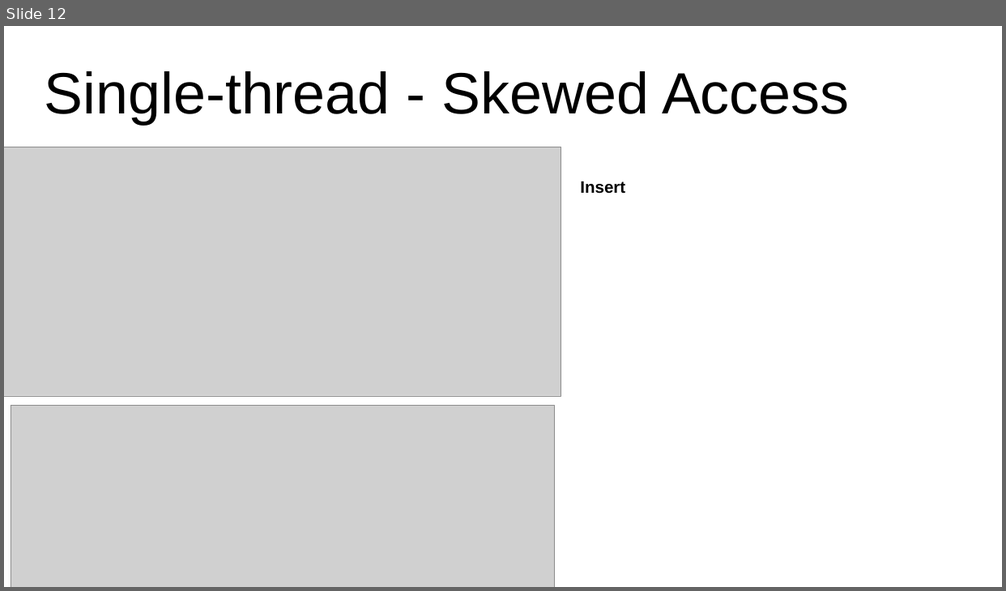
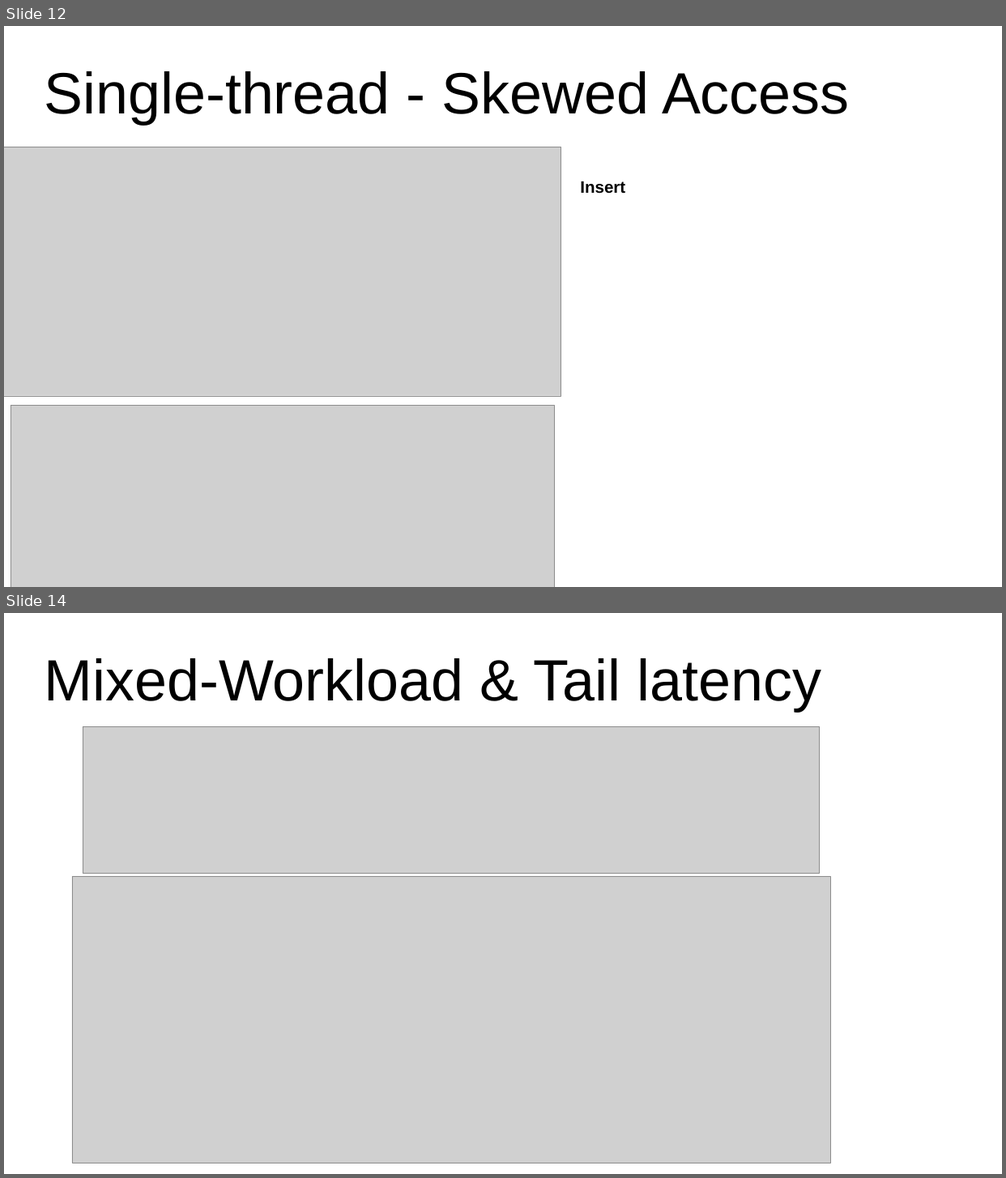
Before and after one commit to wanmingxiang/document, a slide deck: evaluating PM range indexes.pptx. Shown one above the other, each under a label of ours: slide 12 before the commit, slides 12 and 14 after it; the slides between them are not shown. The pictures are 1006x591 and 1006x1178 pixels, drawn with LibreOffice and Linux fonts; fonts in the diff are those of the drawing; grey boxes stand for pictures. Boxes give left, top, right and bottom in pixels: in the first picture for what was removed or moved away, otherwise in the second. Text is boxed around its words. In the diff, an @@ line names an element or a change of style, - is before the commit and + after.

```diff
--- a/evaluating PM range indexes.pptx
+++ b/evaluating PM range indexes.pptx
@@ slide 14 added at [4,613,1002,1174], background #FFFFFF @@
@@ title added at [44,658,821,711], 112 pt, text #000000 @@
+Mixed-Workload & Tail latency
@@ picture added at [83,726,820,874] @@
@@ picture added at [72,876,830,1163] @@
```
Also in this commit, not shown: 1 slide changed, 2 other slides added, 1 other file.
